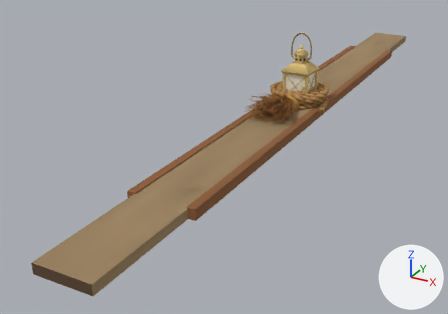
What one commit did to the glTF model src/three/models/items.glb.
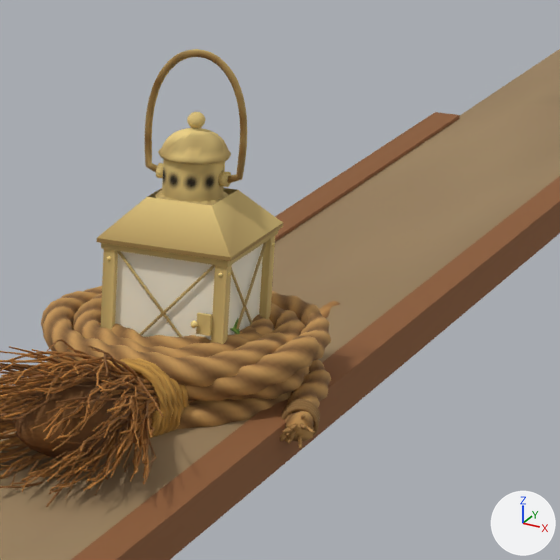
There are two pictures of each version: one whole from a 50 mm lens placed at (2.24, -5.65, 2.1), pointed at (-0.5, -0.67, -0.39), one close up on the part from 58% to 84% of the width and 7% to 44% of the height. Lighting does not change. The marker at lower right points along +X, +Y and +Z. The first two pictures are the older version. Where no turn or scale is listed for an object, it has been applied to the vertices.

The older version as bpy lines, for what is in view:
```python
me_lamp = bpy.data.meshes.new('lamp')
me_lamp.from_pydata(...)  # 3856 vertices, 7276 faces; spans x -0.175..0.175, y -0.175..0.175, z 0.0..0.775
me_lamp.materials.append(mat_painted)
me_lamp_glass = bpy.data.meshes.new('lamp-glass')
me_lamp_glass.from_pydata(...)  # 352 vertices, 632 faces; spans x -0.118..0.118, y -0.118..0.118, z 0.146..0.4
me_lamp_glass.materials.append(mat_painted)
me_rope = bpy.data.meshes.new('rope')
me_rope.from_pydata(...)  # 16284 vertices, 32380 faces; spans x -0.303..0.351, y -0.304..0.296, z 0.0..0.284
me_rope.materials.append(mat_painted)
ob_lamp = bpy.data.objects.new('lamp', me_lamp)
ob_lamp.location = (0.0, 0.0, 0.0)
ob_lamp_glass = bpy.data.objects.new('lamp-glass', me_lamp_glass)
ob_lamp_glass.location = (0.0, 0.0, 0.0)
ob_rope = bpy.data.objects.new('rope', me_rope)
ob_rope.location = (0.0, 0.0, 0.0)
# also in view: 'broom' at (0.0, 0.0, 0.18); 'plank' at (0.0, 0.0, 0.04); 'ladder' at (0.0, 0.0, 0.04)
```
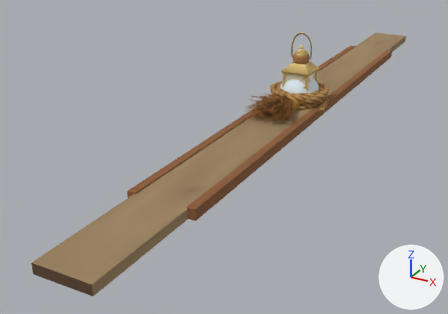
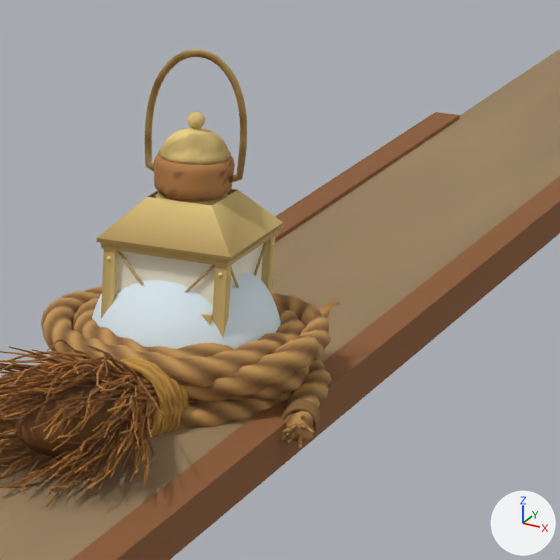
Changed parts and their boxes [x1, y1, x2, y2] in the close-ups (560 x 560 px):
'water-glass', added
    after: [92, 205, 281, 349]
'water', added (brown)
    after: [154, 153, 235, 202]
'lamp-glass', unchanged, covered by the edit
    before: [115, 244, 263, 340]
    after: [116, 244, 263, 305]

The change in detail:
Mesh me_water_glass is new.
It has 2161 vertices, 4272 faces and spans x -0.198..0.198, y -0.198..0.198, z 0.0..0.479.
It uses material mat_painted.
Mesh me_water is new.
It has 354 vertices, 704 faces and spans x -0.081..0.081, y -0.081..0.081, z 0.404..0.563.
It uses material mat_painted.
Object 'water-glass' (ob_water_glass) is new; it shows me_water_glass.
Its location is (0.0, 0.0, 0.0).
Object 'water' (ob_water) is new; it shows me_water.
Its location is (0.0, 0.0, 0.0).
